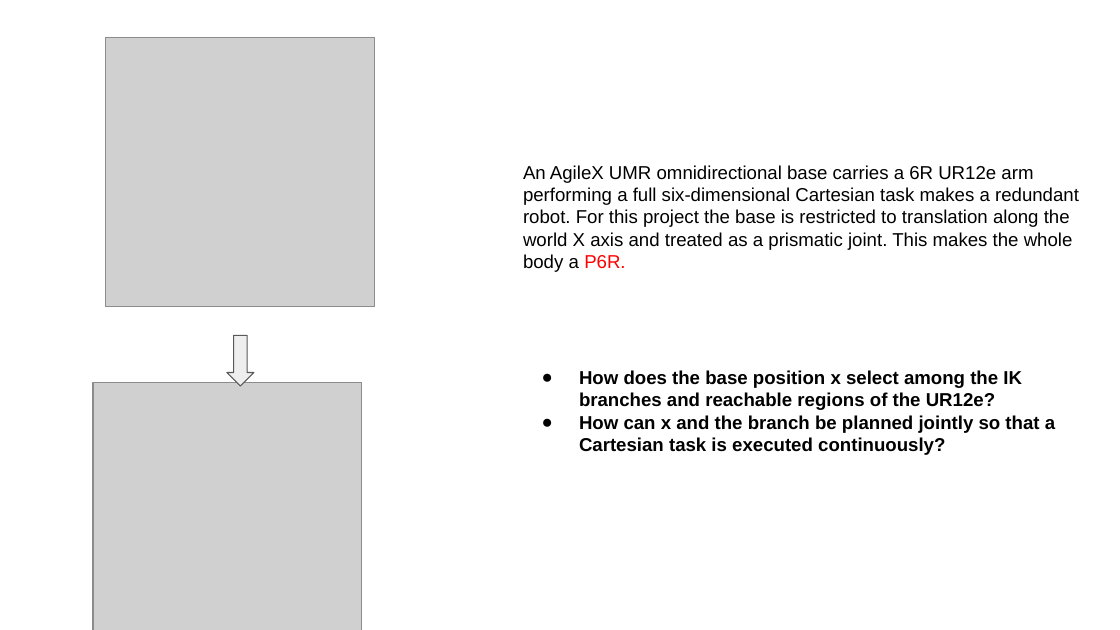
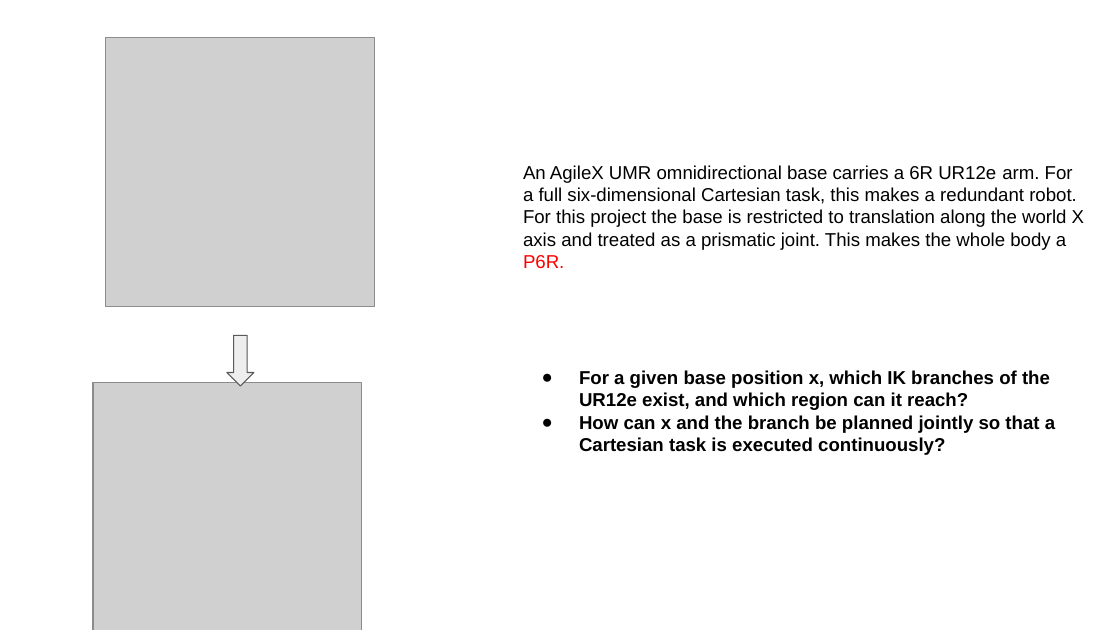
Before and after one commit to wenqian157/p6r_planner, a slide deck: slide 2 of results/presentation/P6R_presentation.pptx. Drawn at 1120x630 pixels with LibreOffice and Linux fonts; fonts in the diff are those of the drawing; grey boxes stand for pictures. Boxes give left, top, right and bottom in pixels: in the first picture for what was removed or moved away, otherwise in the second. Text is boxed around its words. In the diff, an @@ line names an element or a change of style, - is before the commit and + after.

Commit message:
update slides

```diff
--- a/results/presentation/P6R_presentation.pptx
+++ b/results/presentation/P6R_presentation.pptx
@@ text at [523, 165, 1084, 269]: text changed @@
-An AgileX UMR omnidirectional base carries a 6R UR12e arm performing a full six-dimensional Cartesian task makes a redundant robot. For this project the base is restricted to translation along the world X axis and treated as a prismatic joint. This makes the whole body a P6R.
+An AgileX UMR omnidirectional base carries a 6R UR12e arm. For a full six-dimensional Cartesian task, this makes a redundant robot. For this project the base is restricted to translation along the world X axis and treated as a prismatic joint. This makes the whole body a P6R.
@@ text at [579, 370, 1050, 410]: text changed @@
-● How does the base position x select among the IK branches and reachable regions of the UR12e?
+● For a given base position x, which IK branches of the UR12e exist, and which region can it reach?
```
Also in this commit, not shown: 3 other slides changed.
